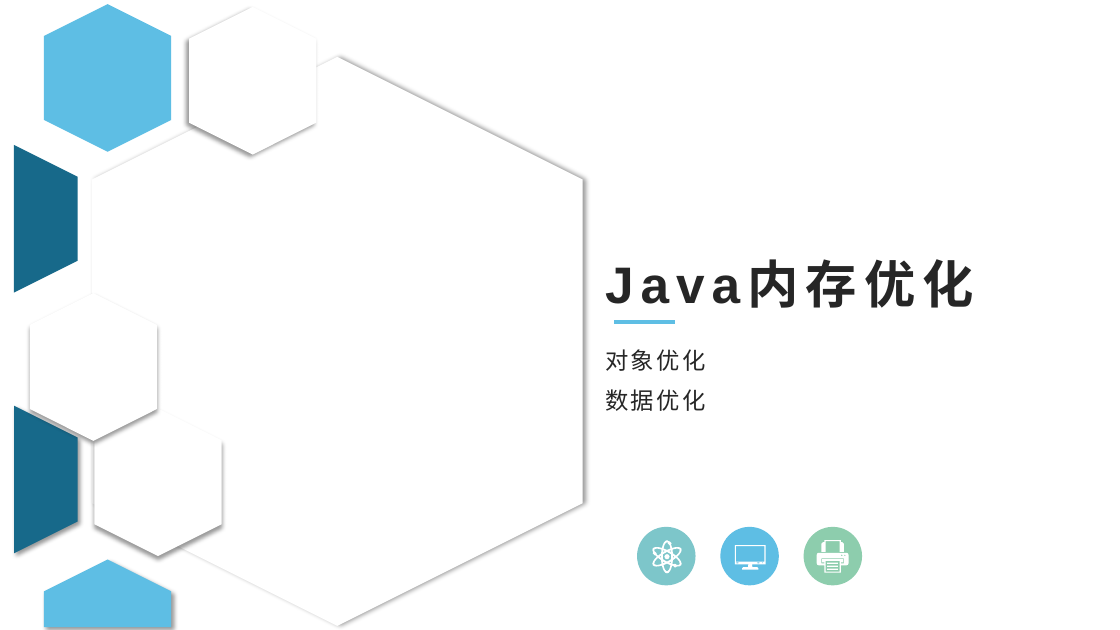
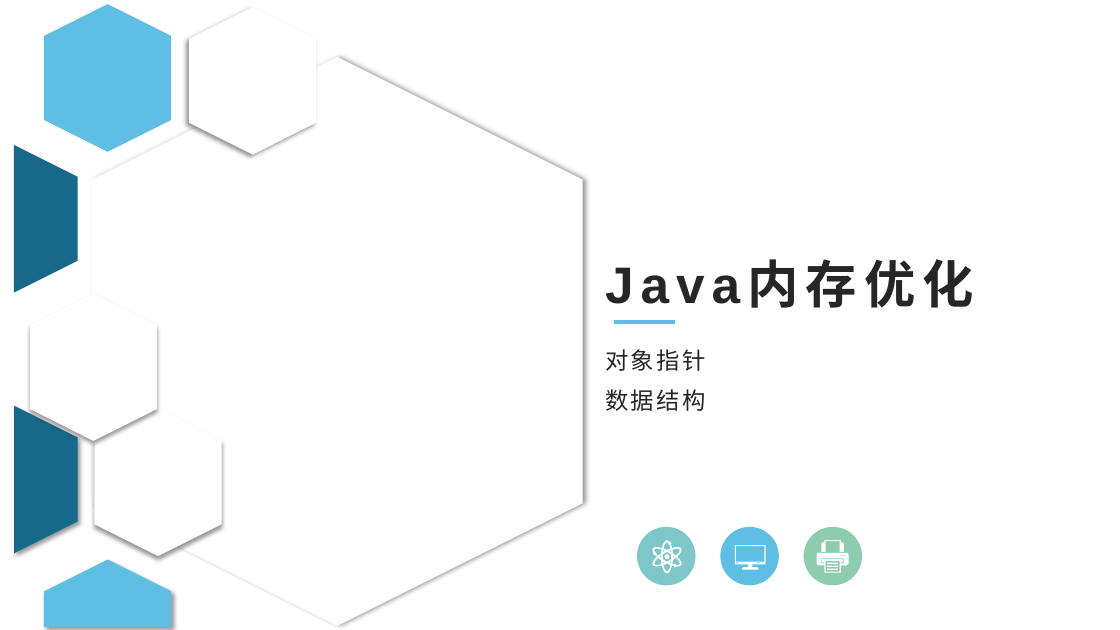
Before and after one commit to JiangJibo/project, a slide deck: slide 1 of web/src/main/resources/Java内存优化分享.pptx. Drawn at 1120x630 pixels with LibreOffice and Linux fonts; fonts in the diff are those of the drawing; background and template pictures are left out. Boxes give left, top, right and bottom in pixels: in the first picture for what was removed or moved away, otherwise in the second. Text is boxed around its words. In the diff, an @@ line names an element or a change of style, - is before the commit and + after.

```diff
--- a/web/src/main/resources/Java内存优化分享.pptx
+++ b/web/src/main/resources/Java内存优化分享.pptx
@@ subtitle at bbox=[605, 349, 705, 411]: text changed @@
-对象优化
-数据优化
+对象指针
+数据结构
```
